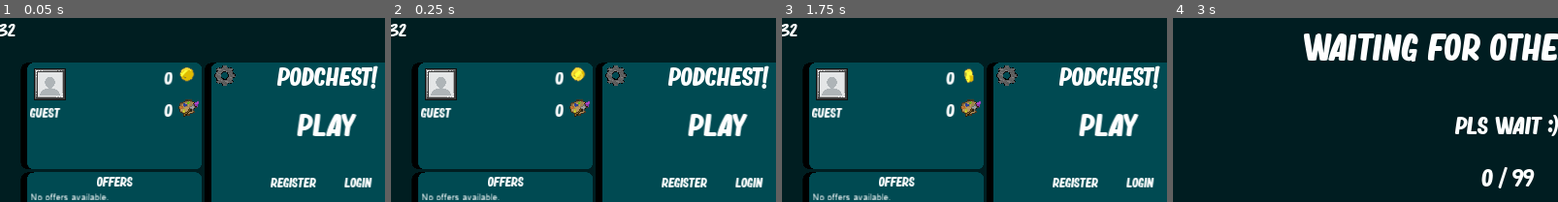
Above: before the commit, frames 1-4 (left to right).
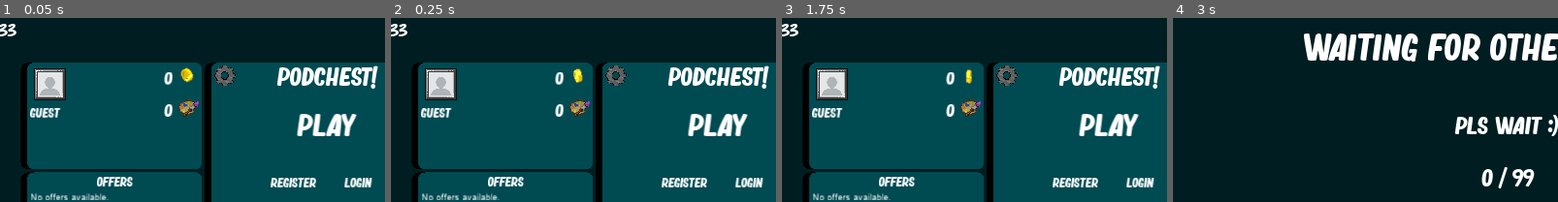
Above: after the commit, the same moments.

Repository: Ludermis/Podchest
Game: Godot game, scene res://Prefabs/Scenes/MainScene.tscn
The game is run twice, just before and just after one commit, with the same random seed, the same clock (stepped at 60 frames per second) and the same inputs.
Inputs (mouse positions are % of the whole screen's width and height, from its top left):
- Up to frame 1 (0.05 s): no input
- Up to frame 2 (0.25 s): no input
- Up to frame 3 (1.75 s): click "Play" at 0.5 s; click "Main Menu" at 1.25 s
- Up to frame 4 (3 s): click "Play" at 2 s; tap Enter at 2.75 s; move the mouse to (72, 44) at 2.77 s; hold D (right) from 2.78 s (still down); click (72, 44) at 2.85 s
The pictures show only the part of the screen within x 7-57%, y 0-50%; the shares and areas given below are measured in that part.

The runs differ from the first frame. In frame 1, 0.3% of the frame differs, in the area x 2-51%, y 3-36%; in frame 2, 0.3%; in frame 3, 0.2%; in frame 4, nothing differs.

Commit message:
Lynext
Build 33

Diff:
--- a/Prefabs/Scenes/MainScene.tscn
+++ b/Prefabs/Scenes/MainScene.tscn
@@ -481,7 +481,7 @@
 position = Vector2( 411.432, 42.1931 )
 scale = Vector2( 2, 2 )
 frames = SubResource( 13 )
-frame = 3
+frame = 5
 playing = true
 
 [node name="APSprite" type="AnimatedSprite" parent="AccountPanel"]
--- a/Scripts/Base/Character.gd
+++ b/Scripts/Base/Character.gd
@@ -4,6 +4,7 @@
 var skin = "" setget setSkin
 var characterName = "DefaultCharacterName"
 var team = -1
+var animation setget setAnimation
 var id
 
 func setSkin (newSkin):
@@ -17,6 +18,11 @@
 		$Skin/Hand1.texture.atlas = atlas
 		$Skin/Hand2.texture.atlas = atlas
 
+func setAnimation (anim):
+	animation = anim
+	if $Skin/AnimationPlayer.current_animation != anim:
+		$Skin/AnimationPlayer.play(animation)
+
 func setPlayerName (pName):
 	playerName = pName
 	$NameLabel.text = playerName
--- a/Scripts/Global/Vars.gd
+++ b/Scripts/Global/Vars.gd
@@ -1,6 +1,6 @@
 extends Node
 
-var serverIP = "localhost"
+var serverIP = "163.172.223.38"
 var serverPort = 27015
 var dirtCount = 0
 var dirts = {}
@@ -15,7 +15,7 @@
 var time : float = 0 setget ,getTime
 var objects = {}
 var ping = 9999
-var build = "32"
+var build = "33"
 var buildConfirmed = false
 var newBuildIfMineWrong
 
@@ -65,16 +65,6 @@
 	rtn += str(seconds)
 	return rtn
 
-func tryPlaceDirt (id, painter, pos, team):
-	if pos.x < 0 || pos.y < -(mapSizeY - 1) * 64 || pos.x > (mapSizeX - 1) * 64 || pos.y > 0:
-		return
-	get_tree().root.get_node("Main").rpc_id(1,"dirtCreated", id, painter, pos, team)
-
-func tryChangeDirt (id, painter, pos, team):
-	if pos.x < 0 || pos.y < -(mapSizeY - 1) * 64 || pos.x > (mapSizeX - 1) * 64 || pos.y > 0:
-		return
-	get_tree().root.get_node("Main").rpc_id(1,"dirtChanged",id, painter, pos, team)
-
 func optimizeVector(pos, opt):
 	var newv = Vector2.ZERO;
 	var nx = fmod(pos.x,opt);
